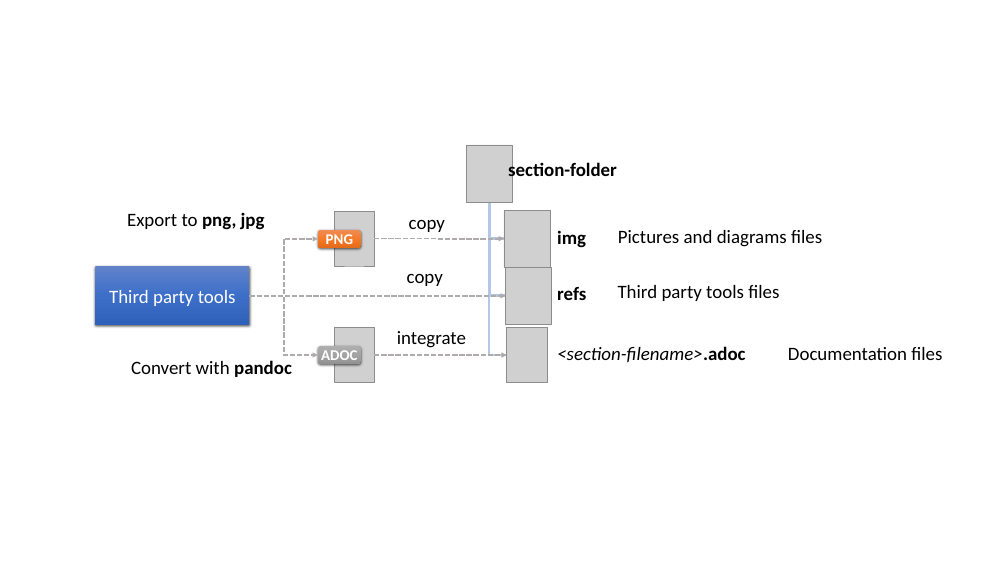
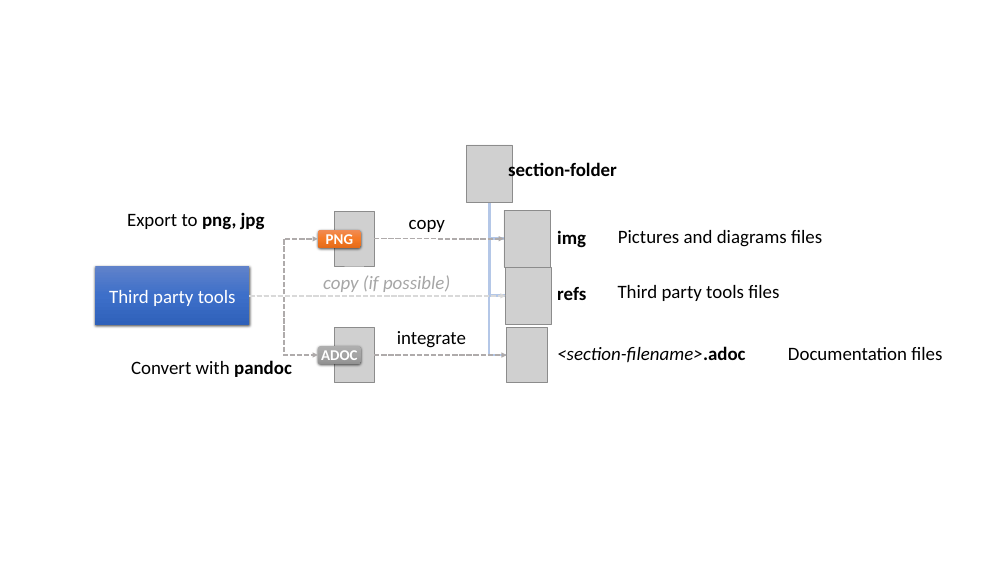
Before and after one commit to michelin/Continuous-Architecture-Toolkit, a slide deck: slide 5 of contributor-guide/refs/contributor-guide.pptx (slide 2 before the commit). Drawn at 1008x567 pixels with LibreOffice and Linux fonts; fonts in the diff are those of the drawing; grey boxes stand for pictures. Boxes give left, top, right and bottom in pixels: in the first picture for what was removed or moved away, otherwise in the second. Text is boxed around its words. In the diff, an @@ line names an element or a change of style, - is before the commit and + after.

```diff
--- a/contributor-guide/refs/contributor-guide.pptx
+++ b/contributor-guide/refs/contributor-guide.pptx
@@ elbow arrow (250, 296) - (506, 296): stroke #AFABAB 3 pt dashed to #D9D9D9 3 pt dashed @@
@@ text at [323,275,450,292]: text changed; text colour #000000 to #A6A6A6; italic on @@
-copy
+copy (if possible)
```
Also in this commit, not shown: 1 other slide changed, 3 slides added, 4 other files.
